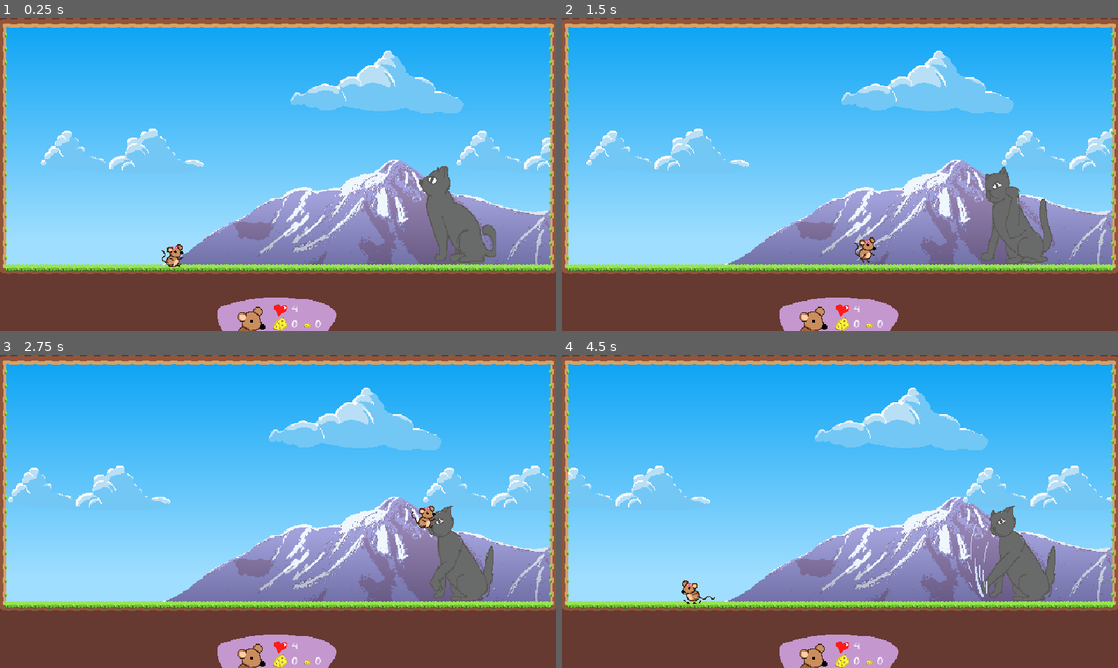
Above: before the commit, frames 1-4 (two rows, left to right).
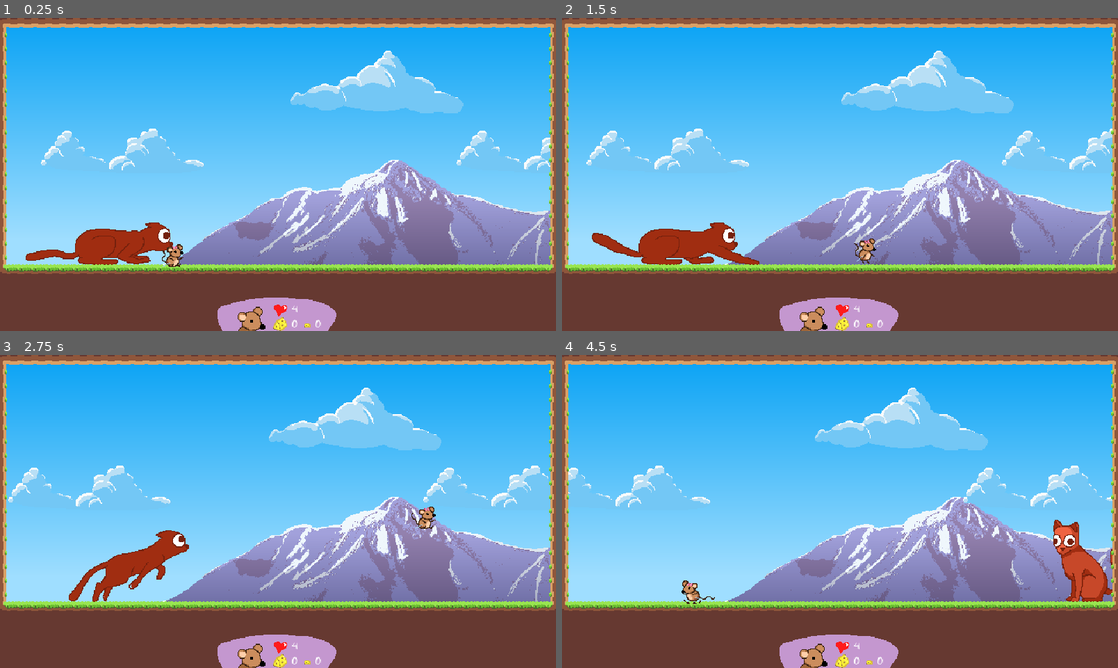
Above: after the commit, the same moments.

Repository: GalletasConMayo/LilRatGame
Game: Godot game, scene res://Scenes/game.tscn
Two runs of this game, one before a commit and one after it. Both use one fixed random seed, a clock stepped at 60 frames per second and the inputs below.
Inputs (mouse positions are in pixels of both pictures, inside the frame that each line leads up to):
- Up to frame 1 (0.25 s): no input
- Up to frame 2 (1.5 s): tap Enter (ui_accept) at 0.5 s; move the mouse to (962, 158) at 0.52 s; hold D (right) 0.53-1.28 s; hold X (jump) 0.53-1.28 s; tap Z (dash) at 0.6 s; click (962, 158) at 0.67 s; move the mouse to (728, 190) at 1.27 s; hold S (down) from 1.28 s (still down); tap X (jump) at 1.35 s
- Up to frame 3 (2.75 s): tap X (jump) at 1.52, 1.82 s; tap Z (dash) at 1.55, 2.1 s; move the mouse to (333, 442) at 2.02 s; release S (down) at 2.03 s; hold D (right) from 2.03 s (still down); hold X (jump) from 2.03 s (still down)
- Up to frame 4 (4.5 s): move the mouse to (812, 574) at 2.77 s; release D (right) at 2.78 s; release X (jump) at 2.78 s; hold W 2.78-3.53 s; tap C (walking) at 2.85 s; click (812, 574) at 2.92 s; tap X (jump) at 3.02, 3.32, 3.77, 3.8, 4.07 s; tap Z (dash) at 3.05 s; move the mouse to (1006, 558) at 3.52 s; hold F 3.53-4.28 s; hold A (left) from 3.53 s (still down); tap Q (reset) at 4.15 s; move the mouse to (673, 464) at 4.27 s; tap Space at 4.35 s

The runs differ from the first frame. In frame 1, 4.1% of the frame differs, in the area x 4-90%, y 47-79%; in frame 2, 4.4%, in the area x 5-89%, y 47-79%; in frame 3, 3.8%; in frame 4, 3.7%.

Commit message:
adding first boss movements

Diff:
--- a/Scenes/boss_playtest.tscn
+++ b/Scenes/boss_playtest.tscn
@@ -5,7 +5,7 @@
 [ext_resource type="Script" path="res://addons/phantom_camera/scripts/phantom_camera/phantom_camera_2d.gd" id="3_ajddb"]
 [ext_resource type="Script" path="res://Scripts/camera_control.gd" id="3_owgeg"]
 [ext_resource type="Script" path="res://addons/phantom_camera/scripts/resources/tween_resource.gd" id="4_lgwgb"]
-[ext_resource type="PackedScene" uid="uid://bkc5s73qvfim7" path="res://Scenes/cat_boss_sandy.tscn" id="6_vwdlw"]
+[ext_resource type="PackedScene" uid="uid://c8i227klbxv7i" path="res://Scenes/cat_boss_derpy.tscn" id="6_fy65o"]
 
 [sub_resource type="Resource" id="Resource_m75f4"]
 script = ExtResource("4_lgwgb")
@@ -47,5 +47,5 @@
 [node name="player_start_pos" type="Node2D" parent="." groups=["player_start_pos"]]
 position = Vector2(211, 227)
 
-[node name="Cat_enemy" parent="." instance=ExtResource("6_vwdlw")]
-position = Vector2(515, 209)
+[node name="Derpy" parent="." instance=ExtResource("6_fy65o")]
+position = Vector2(176, 218)
--- a/Scenes/cat_boss_derpy.tscn
+++ b/Scenes/cat_boss_derpy.tscn
@@ -1,45 +1,128 @@
-[gd_scene load_steps=5 format=3 uid="uid://c8i227klbxv7i"]
+[gd_scene load_steps=9 format=3 uid="uid://c8i227klbxv7i"]
 
-[ext_resource type="Script" path="res://Scripts/cat_enemy.gd" id="1_6dpft"]
+[ext_resource type="Script" path="res://Scripts/boss_derpy.gd" id="1_82fvs"]
+[ext_resource type="Texture2D" uid="uid://c4qwpsniahfic" path="res://Images/Bosses/Derpy.png" id="2_qrnqv"]
 
 [sub_resource type="Animation" id="Animation_j3ou3"]
 length = 0.001
+tracks/0/type = "value"
+tracks/0/imported = false
+tracks/0/enabled = true
+tracks/0/path = NodePath("animations/Sprite2D:frame_coords")
+tracks/0/interp = 1
+tracks/0/loop_wrap = true
+tracks/0/keys = {
+"times": PackedFloat32Array(0),
+"transitions": PackedFloat32Array(1),
+"update": 1,
+"values": [Vector2i(0, 0)]
+}
+
+[sub_resource type="Animation" id="Animation_7r6ii"]
+resource_name = "jump"
+tracks/0/type = "value"
+tracks/0/imported = false
+tracks/0/enabled = true
+tracks/0/path = NodePath("animations/Sprite2D:frame_coords")
+tracks/0/interp = 1
+tracks/0/loop_wrap = true
+tracks/0/keys = {
+"times": PackedFloat32Array(0, 0.1, 0.2, 0.3, 0.4, 0.5, 0.6),
+"transitions": PackedFloat32Array(1, 1, 1, 1, 1, 1, 1),
+"update": 1,
+"values": [Vector2i(0, 1), Vector2i(1, 1), Vector2i(2, 1), Vector2i(3, 1), Vector2i(4, 1), Vector2i(5, 1), Vector2i(6, 1)]
+}
+
+[sub_resource type="Animation" id="Animation_o3ide"]
+resource_name = "idle"
+tracks/0/type = "value"
+tracks/0/imported = false
+tracks/0/enabled = true
+tracks/0/path = NodePath("animations/Sprite2D:frame_coords")
+tracks/0/interp = 1
+tracks/0/loop_wrap = true
+tracks/0/keys = {
+"times": PackedFloat32Array(0),
+"transitions": PackedFloat32Array(1),
+"update": 1,
+"values": [Vector2i(0, 0)]
+}
 
 [sub_resource type="Animation" id="Animation_vrirl"]
 resource_name = "cat_attack"
-length = 2.80001
+length = 1.60001
 loop_mode = 1
+tracks/0/type = "value"
+tracks/0/imported = false
+tracks/0/enabled = true
+tracks/0/path = NodePath("animations/Sprite2D:frame_coords")
+tracks/0/interp = 1
+tracks/0/loop_wrap = true
+tracks/0/keys = {
+"times": PackedFloat32Array(0, 0.4, 0.8, 1, 1.1, 1.2),
+"transitions": PackedFloat32Array(1, 1, 1, 1, 1, 1),
+"update": 1,
+"values": [Vector2i(0, 2), Vector2i(1, 2), Vector2i(2, 2), Vector2i(3, 2), Vector2i(4, 2), Vector2i(5, 2)]
+}
 
 [sub_resource type="AnimationLibrary" id="AnimationLibrary_cajya"]
 _data = {
 "RESET": SubResource("Animation_j3ou3"),
-"cat_attack": SubResource("Animation_vrirl")
+"chase": SubResource("Animation_7r6ii"),
+"idle": SubResource("Animation_o3ide"),
+"meleeatt": SubResource("Animation_vrirl")
 }
 
+[sub_resource type="RectangleShape2D" id="RectangleShape2D_gfqsr"]
+size = Vector2(61.75, 93.5)
+
 [node name="Derpy" type="CharacterBody2D"]
-collision_layer = 0
-script = ExtResource("1_6dpft")
+collision_layer = 4096
+collision_mask = 513
+script = ExtResource("1_82fvs")
 
-[node name="Sprite2D" type="Sprite2D" parent="."]
-hframes = 6
+[node name="timers" type="Node2D" parent="."]
 
-[node name="AnimationPlayer" type="AnimationPlayer" parent="."]
+[node name="MeleeAttTimer" type="Timer" parent="timers"]
+wait_time = 1.5
+one_shot = true
+
+[node name="RangeAttTimer" type="Timer" parent="timers"]
+wait_time = 1.5
+one_shot = true
+
+[node name="Teleport" type="Timer" parent="timers/RangeAttTimer"]
+one_shot = true
+
+[node name="IdleTimer" type="Timer" parent="timers"]
+one_shot = true
+
+[node name="animations" type="Node2D" parent="."]
+
+[node name="Sprite2D" type="Sprite2D" parent="animations"]
+texture = ExtResource("2_qrnqv")
+hframes = 7
+vframes = 3
+
+[node name="AnimationPlayer" type="AnimationPlayer" parent="animations"]
+root_node = NodePath("../..")
 libraries = {
 "": SubResource("AnimationLibrary_cajya")
 }
 
-[node name="cat_hurtbox" type="CollisionPolygon2D" parent="."]
-polygon = PackedVector2Array(-17, 59, -10, 11, -11, -11, -22, -23, -19, -37, 0, -41, 11, -27, 47, 22, 55, 62)
-
-[node name="cat_hitbox" type="Area2D" parent="."]
+[node name="hitbox" type="Area2D" parent="."]
 visible = false
 collision_layer = 2048
 collision_mask = 1536
 monitoring = false
 
-[node name="CollisionPolygon2D" type="CollisionPolygon2D" parent="cat_hitbox"]
-polygon = PackedVector2Array(-11, 53, -9, 2, 0, -65, -50, -50, -60, 26, -24, 57, -5, 63)
+[node name="CollisionShape2D" type="CollisionShape2D" parent="hitbox"]
 
-[node name="AttackTimer" type="Timer" parent="."]
+[node name="hurtbox" type="CollisionShape2D" parent="."]
+position = Vector2(-23, 1)
+shape = SubResource("RectangleShape2D_gfqsr")
 
-[connection signal="body_entered" from="cat_hitbox" to="." method="_on_cat_hitbox_body_entered"]
+[connection signal="timeout" from="timers/MeleeAttTimer" to="." method="_on_attack_timeout"]
+[connection signal="timeout" from="timers/RangeAttTimer" to="." method="_on_attack_timeout"]
+[connection signal="timeout" from="timers/RangeAttTimer/Teleport" to="." method="_on_teleport_timeout"]
+[connection signal="body_entered" from="hitbox" to="." method="_on_cat_hitbox_body_entered"]
--- a/Scenes/cat_boss_sandy.tscn
+++ b/Scenes/cat_boss_sandy.tscn
@@ -1,6 +1,5 @@
-[gd_scene load_steps=7 format=3 uid="uid://bcnqmvcvxlyfj"]
+[gd_scene load_steps=6 format=3 uid="uid://bcnqmvcvxlyfj"]
 
-[ext_resource type="Script" path="res://Scripts/cat_enemy.gd" id="1_1kgsi"]
 [ext_resource type="Texture2D" uid="uid://daa2ereos47n6" path="res://Images/Bosses/sandy.png" id="2_gd57v"]
 
 [sub_resource type="RectangleShape2D" id="RectangleShape2D_lpjig"]
@@ -94,7 +93,6 @@
 
 [node name="Sandy" type="CharacterBody2D"]
 collision_layer = 0
-script = ExtResource("1_1kgsi")
 
 [node name="Sprite2D" type="Sprite2D" parent="."]
 texture = ExtResource("2_gd57v")
@@ -104,11 +102,6 @@
 [node name="CollisionShape2D" type="CollisionShape2D" parent="."]
 position = Vector2(22, 7.5)
 shape = SubResource("RectangleShape2D_lpjig")
-
-[node name="AnimationPlayer" type="AnimationPlayer" parent="."]
-libraries = {
-"": SubResource("AnimationLibrary_cajya")
-}
 
 [node name="cat_hitbox" type="Area2D" parent="."]
 visible = false
@@ -128,4 +121,9 @@
 
 [node name="AttackTimer" type="Timer" parent="."]
 
+[node name="AnimationPlayer" type="AnimationPlayer" parent="."]
+libraries = {
+"": SubResource("AnimationLibrary_cajya")
+}
+
 [connection signal="body_entered" from="cat_hitbox" to="." method="_on_cat_hitbox_body_entered"]
--- a/Scenes/player.tscn
+++ b/Scenes/player.tscn
@@ -50,22 +50,10 @@
 tracks/3/type = "value"
 tracks/3/imported = false
 tracks/3/enabled = true
-tracks/3/path = NodePath("../atacks/normal_hit_1:visible")
+tracks/3/path = NodePath("../atacks/normal_hit_1:monitoring")
 tracks/3/interp = 1
 tracks/3/loop_wrap = true
 tracks/3/keys = {
-"times": PackedFloat32Array(0),
-"transitions": PackedFloat32Array(1),
-"update": 1,
-"values": [false]
-}
-tracks/4/type = "value"
-tracks/4/imported = false
-tracks/4/enabled = true
-tracks/4/path = NodePath("../atacks/normal_hit_1:monitoring")
-tracks/4/interp = 1
-tracks/4/loop_wrap = true
-tracks/4/keys = {
 "times": PackedFloat32Array(0),
 "transitions": PackedFloat32Array(1),
 "update": 1,
@@ -524,10 +512,13 @@
 transition = 0
 ease = 2
 
+[sub_resource type="RectangleShape2D" id="RectangleShape2D_uk4gn"]
+size = Vector2(18, 25.5)
+
 [node name="Player" type="CharacterBody2D" groups=["player"]]
 z_index = 1
 collision_layer = 1026
-collision_mask = 38925
+collision_mask = 34829
 platform_on_leave = 2
 platform_floor_layers = 4294901760
 script = ExtResource("1_pi0nl")
@@ -572,21 +563,6 @@
 
 [node name="CollisionPolygon2D" type="CollisionPolygon2D" parent="atacks/normal_hit_1"]
 polygon = PackedVector2Array(-1, 13, 10, 8, 15, 2, 18, -8, 26, 3, 23, 14, 9, 17)
-
-[node name="hurtbox" type="CollisionPolygon2D" parent="."]
-polygon = PackedVector2Array(5, 1, 5, -8, 12, -8, 12, 0, 12, 3, 12, 16, 5, 16, 0, 16, 0, 1)
-
-[node name="RayCastFrontUp" type="RayCast2D" parent="hurtbox"]
-position = Vector2(11, -6)
-target_position = Vector2(9, 0)
-
-[node name="RayCastFrontMid" type="RayCast2D" parent="hurtbox"]
-position = Vector2(11, 3)
-target_position = Vector2(9, 0)
-
-[node name="RayCastFrontDown" type="RayCast2D" parent="hurtbox"]
-position = Vector2(10, 12)
-target_position = Vector2(10, 0)
 
 [node name="timers" type="Node2D" parent="."]
 
@@ -629,6 +605,22 @@
 tween_resource = SubResource("Resource_45fv3")
 tween_on_load = false
 
+[node name="hurtbox" type="CollisionShape2D" parent="."]
+position = Vector2(-3, 3)
+shape = SubResource("RectangleShape2D_uk4gn")
+
+[node name="RayCastFrontUp" type="RayCast2D" parent="hurtbox"]
+position = Vector2(15, -9)
+target_position = Vector2(9, 0)
+
+[node name="RayCastFrontMid" type="RayCast2D" parent="hurtbox"]
+position = Vector2(15, 0)
+target_position = Vector2(9, 0)
+
+[node name="RayCastFrontDown" type="RayCast2D" parent="hurtbox"]
+position = Vector2(14, 9)
+target_position = Vector2(10, 0)
+
 [connection signal="timeout" from="timers/JumpTimer" to="." method="_on_jump_timer_timeout"]
 [connection signal="timeout" from="timers/DashDurationTimer" to="." method="_on_dash_duration_timer_timeout"]
 [connection signal="timeout" from="timers/IdleTimer" to="." method="_on_idle_timer_timeout"]
--- a/Scripts/Animations.gd
+++ b/Scripts/Animations.gd
@@ -4,14 +4,4 @@
 	global_variables.state_signal.connect(play_animations)
 
 func play_animations(current_state)->void:
-
-	#if current_state == "cwall":
-		#$AnimationPlayer.play("normal_hit_2")
-	#else:
 	$AnimationPlayer.play(current_state)
-
-	if current_state == "cwall":
-		#$AnimationPlayer.play("normal_hit_2")
-		$AnimationPlayer.play("wall")
-	else:
-		$AnimationPlayer.play(current_state)
--- /dev/null
+++ b/Scripts/boss_derpy.gd
@@ -0,0 +1,130 @@
+extends CharacterBody2D
+var player: PlayerControl
+
+enum STATE {IDLE, CHASE, MELEEATT, RANGEATT, STUNNED}
+enum ATTACK {MELEE, RANGE}
+const state = ["idle","chase","meleeatt","rangeatt","stunned"]
+
+const GRAVITY := 700
+const FALL_SPEED := 400
+const MELLEATT_DISTANCE := 50
+const RANGEATT_DISTANCE := 300
+const SPEED := 100
+
+var current_state: int = STATE.IDLE
+var next_state: int = STATE.IDLE
+var attack_type: int = ATTACK.MELEE
+
+var can_attack: bool = true
+
+func _ready():
+	player = get_tree().get_first_node_in_group("player")
+
+func _physics_process(delta: float):
+	handle_state(delta)
+	state_machine()
+	move_and_slide()
+	play_animations()
+	gravity(delta)
+
+func gravity(delta: float)-> void:
+	velocity.y += GRAVITY * delta
+	velocity.y = clamp(velocity.y, -FALL_SPEED, FALL_SPEED)
+
+
+func handle_state(delta: float)-> void:
+	#que hace cada estado
+	#print(state[current_state])
+	match current_state:
+		STATE.IDLE:
+			velocity.x = 0
+		STATE.CHASE:
+			chase_player(delta)
+		STATE.MELEEATT:
+			melee_attack()
+		STATE.RANGEATT:
+			ranged_attack()
+		STATE.STUNNED:
+			velocity.x = 0
+			#$animations/AnimationPlayer.play("stunned")
+
+func state_machine()-> void:
+	#condiciones para asignar el estado
+	var dis = abs(global_position.distance_to(player.global_position))
+	#distancia entre voss y player
+	match current_state:
+		STATE.CHASE:
+			if dis <= MELLEATT_DISTANCE:
+				next_state = STATE.MELEEATT
+			elif dis > RANGEATT_DISTANCE:
+				next_state = STATE.RANGEATT
+		STATE.MELEEATT:
+			if !$timers/MeleeAttTimer.is_stopped():
+				pass
+			else:
+				next_state = STATE.IDLE
+				$timers/IdleTimer.start()
+				can_attack = true
+		STATE.RANGEATT:
+			if !$timers/RangeAttTimer.is_stopped():
+				pass
+			else:
+				next_state = STATE.IDLE
+				$timers/IdleTimer.start()
+				can_attack = true
+		STATE.IDLE:
+			if $timers/IdleTimer.is_stopped():
+				if dis <= MELLEATT_DISTANCE:
+					next_state = STATE.MELEEATT
+				elif dis > RANGEATT_DISTANCE:
+					next_state = STATE.RANGEATT
+				else:
+					next_state = STATE.CHASE
+
+	current_state = next_state
+
+func chase_player(delta: float) -> void:
+	var direction = (player.global_position - global_position).normalized().x
+	velocity.x = direction * SPEED
+
+func melee_attack() -> void:
+	if !can_attack: return
+	else:
+		velocity.x = 0
+		can_attack = false
+		$timers/MeleeAttTimer.start()
+
+func ranged_attack() -> void:
+	if !can_attack: return
+	else:
+		can_attack = false
+		$timers/RangeAttTimer.start()#animacino
+		$timers/RangeAttTimer/Teleport.start()
+
+func play_animations() -> void:
+	var direction:float = (player.global_position - global_position).normalized().x
+	$animations/AnimationPlayer.play(state[current_state])
+	if direction < 0:
+		$hurtbox.position.x = 4
+		$hurtbox.scale.x = -1
+		$animations.scale.x = -1
+		#$atacks.scale.x = 1
+	elif direction >= 0:
+		$hurtbox.position.x = -4
+		$hurtbox.scale.x = 1
+		$animations.scale.x = 1
+		#$atacks.scale.x = 1
+
+func cat_teleport(position_x: float, position_y: float)->void:
+	self.position.x = position_x
+	self.position.y = position_y
+#func _on_attack_timeout() -> void:
+	#can_attack = true
+
+
+func _on_teleport_timeout():
+	var direction:float = (player.global_position - global_position).normalized().x
+	if direction < 0:
+			cat_teleport(player.global_position.x - 50, player.global_position.y)
+	elif direction > 0:
+			cat_teleport(player.global_position.x + 50, player.global_position.y)
--- a/Scripts/cat_enemy.gd
+++ /dev/null
@@ -1,40 +0,0 @@
-extends CharacterBody2D
-
-var GRAVITY = 100
-var SPEED = 100
-var current_state
-var ENEMY_DIRECTION
-enum STATE {JUMP, WALK}
-
-func _process(delta):
-	if $AttackTimer.is_stopped():
-		$AttackTimer.start()
-	if !$AttackTimer.is_stopped():
-		$AnimationPlayer.play("cat_attack")
-
-	enemy_gravity(delta)
-	enemy_movement()
-	move_and_slide()
-
-
-func enemy_gravity(delta):
-	if !is_on_floor():
-		velocity.y += GRAVITY * delta
-
-func enemy_movement():
-	pass
-	#if $RayCastFront.is_colliding() or !$RayCastDown.is_colliding():
-		#ENEMY_DIRECTION *= -1
-		#scale.x *= -1
-	#match ENEMY_DIRECTION:
-		#1:
-			#velocity.x = SPEED
-		#-1:
-			#velocity.x = SPEED * -1
-
-func take_damage():
-	print("Gato dañado")
-
-func _on_cat_hitbox_body_entered(body):
-	if body is PlayerControl:
-		print("XD")
--- a/Scripts/player.gd
+++ b/Scripts/player.gd
@@ -63,7 +63,7 @@
 	$hurtbox.position.x = -6
 
 
-func _physics_process(delta):
+func _physics_process(delta: float):
 	if Input.is_action_pressed("reset"):
 		global_variables.reset.emit()
 	if Input.is_action_pressed("debug"):
@@ -84,7 +84,7 @@
 	move_and_slide()
 
 
-func player_gravity(delta)->void:
+func player_gravity(delta: float)->void:
 
 	if Input.is_action_pressed("down") and !is_on_floor():
 		fast_fall = true
@@ -155,7 +155,7 @@
 
 
 
-func player_run(delta)->void:
+func player_run(delta: float)->void:
 	direction = Input.get_axis("left", "right")
 	walking = Input.is_action_pressed("walking")
 	if is_on_floor() and $timers/DashResetTimer.is_stopped():
@@ -165,15 +165,15 @@
 
 	if walking:
 		CURRENT_SPEED = WALK_SPEED
-	if direction:
-		velocity.x = RUN_SPEED * direction
+	if  dash:
+		velocity.x = LAST_DIRECTION * DASH_SPEED
 	#este comentario es para la aceleracion, pero el movement se siente pesado
 	#if direction != LAST_DIRECTION and !dash:
 		#velocity.x = move_toward(velocity.x, direction * 1/5*RUN_SPEED, 5*ACCELERATION * delta)
 	#elif direction != 0 and !dash:
 		#velocity.x = move_toward(velocity.x, direction * RUN_SPEED, ACCELERATION * delta)
-	elif dash:
-		velocity.x = LAST_DIRECTION * DASH_SPEED
+	elif direction:
+		velocity.x = RUN_SPEED * direction
 	elif wall_jump:
 		velocity.x = 2 * RUN_SPEED * direction
 	else:
@@ -225,7 +225,7 @@
 		return true
 	return false
 
-func player_dash(delta)->void:
+func player_dash(delta: float)->void:
 	if !global_variables.dash:
 		return
 	if is_on_floor() and $timers/DashResetTimer.is_stopped():
@@ -234,7 +234,6 @@
 		$timers/DashDurationTimer.start()
 		$timers/DashResetTimer.start()
 		velocity.y = 0
-		velocity.x = LAST_DIRECTION * DASH_SPEED
 		dash = true
 		dash_reset = false
 
@@ -246,18 +245,19 @@
 	#Esto de aqui esta un poco mucho hardcodeado, pq hacerlo funcion estaba medio paja
 	#Gira la hitbox en torno al cuerpo y no al centro del sprite
 	if direction == 1:
-		$hurtbox.position.x = -6
+		$hurtbox.position.x = -4
 		$hurtbox.scale.x = 1
 		#$Animations.position.x = -6
 		$animations.scale.x = 1
+		$atacks.scale.x = 1
 	if direction == -1:
-		$hurtbox.position.x = 6
+		$hurtbox.position.x = 4
 		$hurtbox.scale.x = -1
 		#$Animations.position.x = 6
 		$animations.scale.x = -1
+		$atacks.scale.x = -1
 
 func _on_dash_duration_timer_timeout():
-	velocity.x = RUN_SPEED * direction
 	dash = false
 
 func _on_jump_timer_timeout()->void:
@@ -266,6 +266,6 @@
 func _on_idle_timer_timeout()->void:
 	sleep = true
 
-func teleport_to_location(position_x, position_y)->void:
+func teleport_to_location(position_x: float, position_y: float)->void:
 	self.position.x = position_x
 	self.position.y = position_y
Binary file added: Images/Bosses/Derpy.png
Not shown, added: Images/Bosses/Derpy.png.import
Not shown: 1 places in Scenes/player.tscn that only renumber resources
